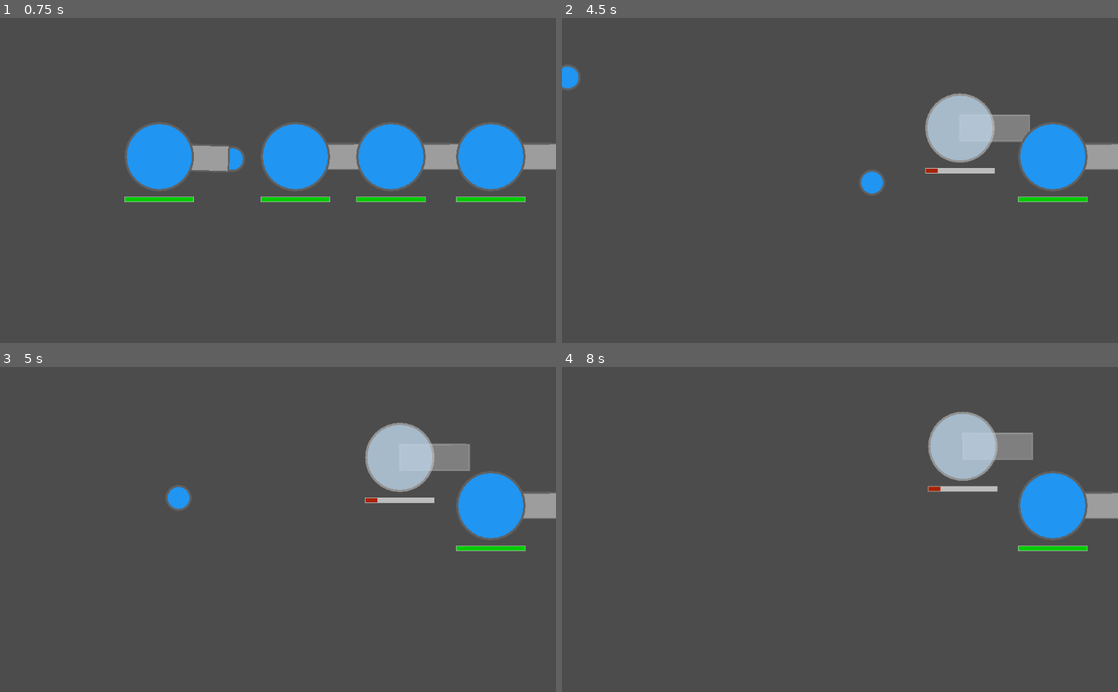
Above: before the commit, frames 1-4 (two rows, left to right).
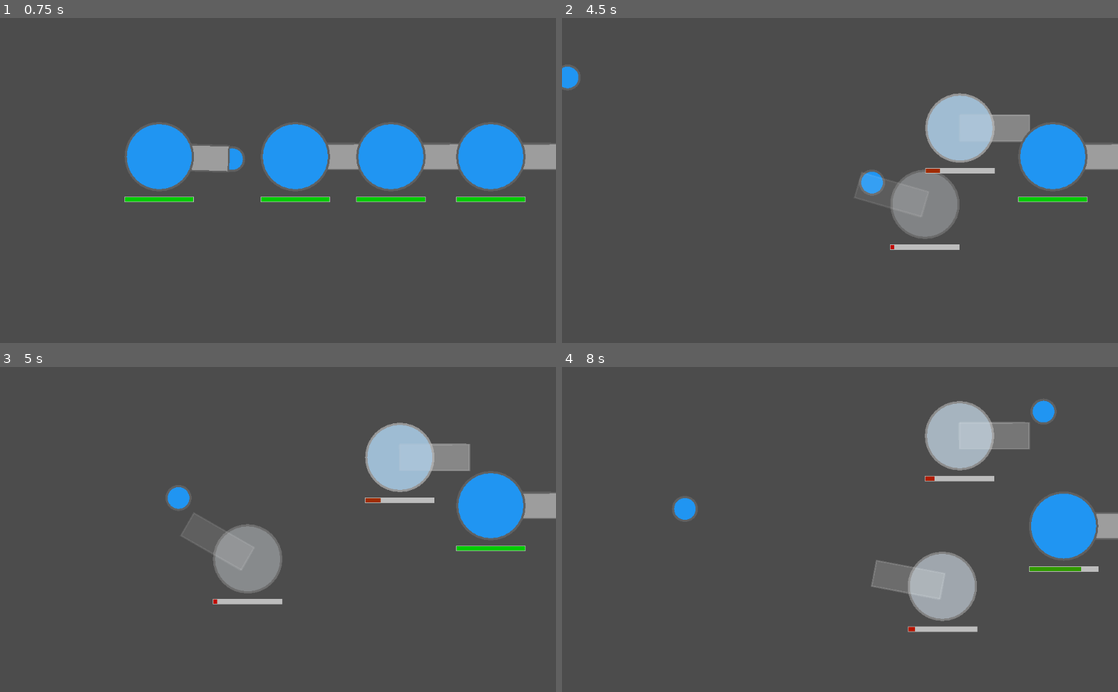
Above: after the commit, the same moments.

Repository: marianopolis-ai/Automatank
Game: Godot game, scene res://TestWorld.tscn
The game is run twice, just before and just after one commit, with the same random seed, the same clock (stepped at 60 frames per second) and the same inputs. The project has no main scene, so this scene is started directly.
Inputs (mouse positions are in pixels of both pictures, inside the frame that each line leads up to):
- Up to frame 1 (0.75 s): tap Enter at 0.5 s; move the mouse to (400, 164) at 0.52 s; hold D (right) from 0.53 s (still down); click (400, 164) at 0.6 s
- Up to frame 2 (4.5 s): move the mouse to (728, 196) at 1.27 s; release D (right) at 1.28 s; hold S (down) 1.28-2.03 s; click (728, 196) at 1.35 s; move the mouse to (895, 109) at 2.02 s; hold D (right) 2.03-2.78 s; click (895, 109) at 2.1 s; move the mouse to (812, 245) at 2.77 s; hold W (up) 2.78-3.53 s; click (812, 245) at 2.85 s; move the mouse to (1006, 229) at 3.52 s; hold A (left) from 3.53 s (still down); click (1006, 229) at 3.6 s; move the mouse to (673, 131) at 4.27 s; click (673, 131) at 4.35 s
- Up to frame 3 (5 s): keep holding A (left)
- Up to frame 4 (8 s): move the mouse to (867, 529) at 5.02 s; release A (left) at 5.03 s; hold S (down) 5.03-5.78 s; click (867, 529) at 5.1 s; move the mouse to (756, 448) at 5.77 s; hold D (right) 5.78-6.53 s; click (756, 448) at 5.85 s; move the mouse to (962, 513) at 6.52 s; hold W (up) 6.53-7.28 s; click (962, 513) at 6.6 s; move the mouse to (728, 545) at 7.27 s; hold D (right) from 7.28 s (still down); click (728, 545) at 7.35 s

Frame 1 is identical in both runs. In frame 2, 2.3% of the frame differs, in the area x 52-72%, y 46-72%; in frame 3, 2.3%; in frame 4, 7.8%, in the area x 20-100%, y 10-82%.

Commit message:
Added regen for tanks.

Diff:
--- a/scripts/Tank.gd
+++ b/scripts/Tank.gd
@@ -13,6 +13,9 @@
 # Initial health of the tank.
 # TODO: allow upgrades for max health.
 var tank_max_health: float = 100.0
+# Regeneration of the tank's health per second.
+# TODO: allow upgrades for regen
+var regen: float = 1.5
 
 # The acceleration (motion) that the player/script intends.
 var intended_acceleration: Vector2 = Vector2.ZERO
@@ -45,9 +48,8 @@
 
 # On update.
 func _process(delta: float):
-	# Call the update method on process so the _draw() method gets called every
-	# frame.
-	update()
+	# Heal and clamp to max health.
+	health = clamp(health + regen * delta, 0, max_health)
 
 
 # On physics update.
